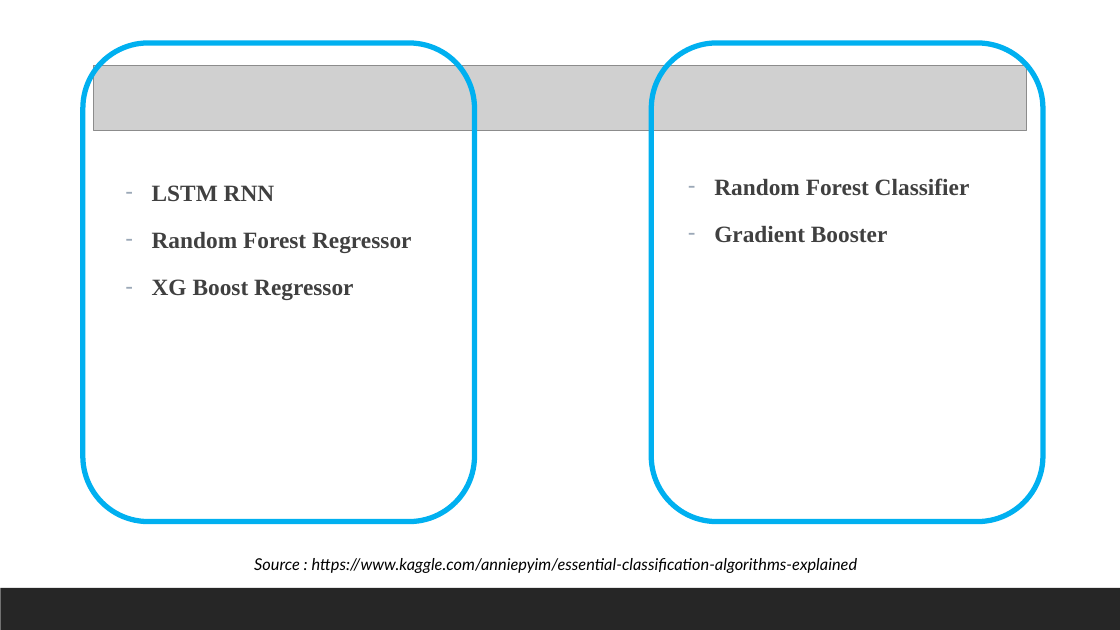
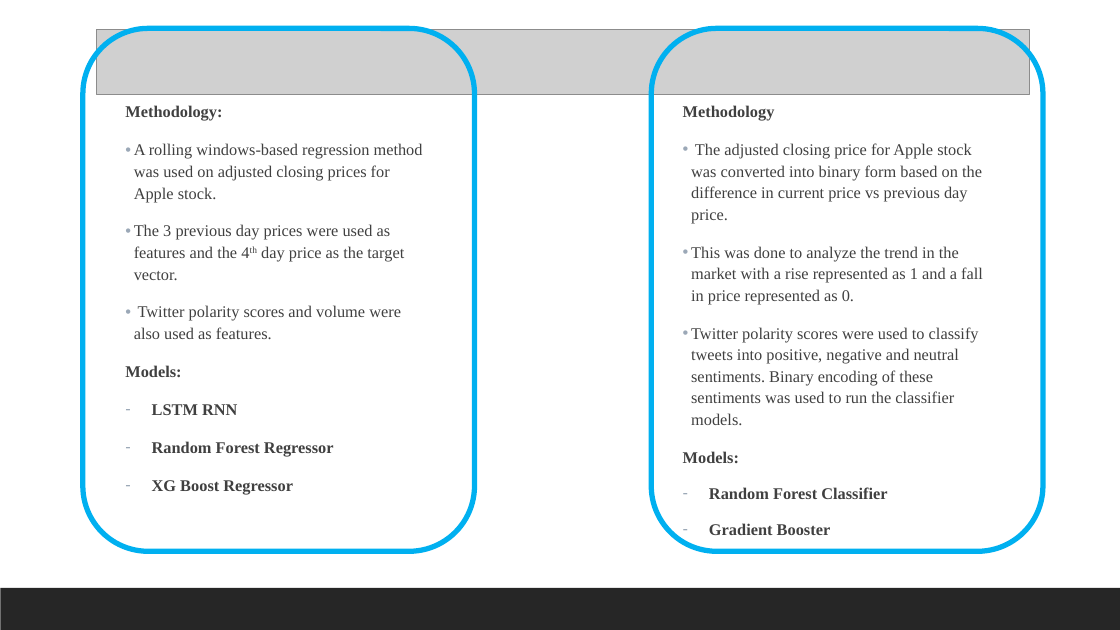
Before and after one commit to you915/Sentiment-Analysis-of-Twitter-Data-for-predicting-Apple-stock-price, a slide deck: slide 5 of Project 2 - Group 4.pptx. Drawn at 1120x630 pixels with LibreOffice and Linux fonts; fonts in the diff are those of the drawing; grey boxes stand for pictures. Boxes give left, top, right and bottom in pixels: in the first picture for what was removed or moved away, otherwise in the second. Text is boxed around its words. In the diff, an @@ line names an element or a change of style, - is before the commit and + after.

```diff
--- a/Project 2 - Group 4.pptx
+++ b/Project 2 - Group 4.pptx
@@ rounded rectangle: place and size @@
-rounded rectangle at [83,43,475,522]
+rounded rectangle at [83,29,475,552]
@@ picture: place and size @@
-picture at [94,66,1027,131]
+picture at [97,29,1029,95]
@@ rounded rectangle: place and size @@
-rounded rectangle at [651,43,1043,522]
+rounded rectangle at [651,29,1043,552]
@@ text "Methodology:": place and size @@
-text "Methodology:" at [152,185,411,300]
+text "Methodology:" at [125,105,423,495]
@@ text at [125,105,423,377]: paragraphs added @@
+Methodology:
+• A rolling windows-based regression method was used on adjusted closing prices for Apple stock.
+• The 3 previous day prices were used as features and the 4th day price as the target vector.
+• Twitter polarity scores and volume were also used as features.
+Models:
@@ text "Methodology": place and size @@
-text "Methodology" at [714,178,970,242]
+text "Methodology" at [683,105,983,535]
@@ text at [683,105,983,463]: paragraphs added @@
+Methodology
+• The adjusted closing price for Apple stock was converted into binary form based on the difference in current price vs previous day price.
+• This was done to analyze the trend in the market with a rise represented as 1 and a fall in price represented as 0.
+• Twitter polarity scores were used to classify tweets into positive, negative and neutral sentiments. Binary encoding of these sentiments was used to run the classifier models.
+Models:
@@ text at [152,404,334,495]: size 20 to 14 pt in "LSTM RNN", "Random Forest Regressor", "XG Boost Regressor" @@
@@ text at [709,487,887,535]: size 20 to 14 pt in "Random Forest Classifier", "Gradient Booster"; line spacing 1.1 to 1 @@
@@ text removed at [254,558,858,573] @@
-Source : https://www.kaggle.com/anniepyim/essential-classification-algorithms-explained
```
Also in this commit, not shown: 3 other slides changed, 1 other file.
